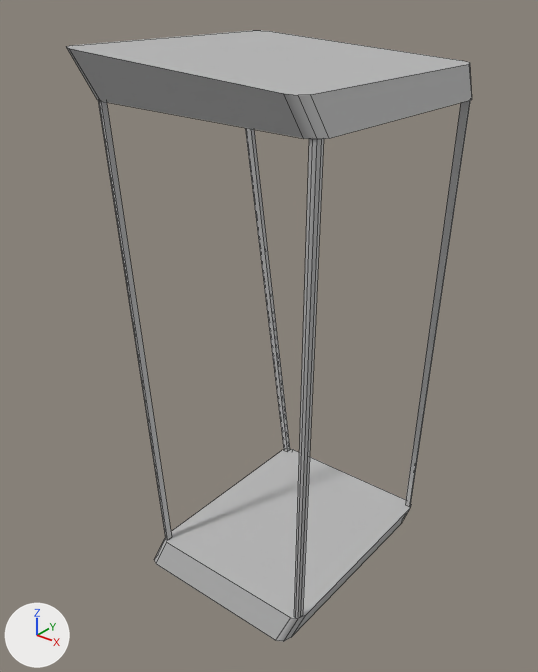
Two versions of the FBX model Assets/Models/03 Museum Models/General/SM_DisplayCube_01.fbx, one commit apart.
Both versions are drawn from a 50 mm camera at (2.81, -3.64, 4.09) aimed at (-0.05, -0.06, 1.87). Lighting does not change. The marker at lower left points along +X, +Y and +Z. Mesh edges are drawn as thin lines. Where no turn or scale is listed for an object, it has been applied to the vertices.

Script lines for the objects in view, before the commit:
```python
me_mesh = bpy.data.meshes.new('Mesh')
me_mesh.from_pydata(...)  # 104 vertices, 56 faces; spans x -0.9..0.88, y -0.93..0.88, z 0.0..3.73
me_mesh.materials.append(mat_lambert1)  # grey #bcbcbc
ob_display2_display2 = bpy.data.objects.new('Display2:Display2', me_mesh)
ob_display2_display2.location = (0.0, 0.0, 0.0)
```
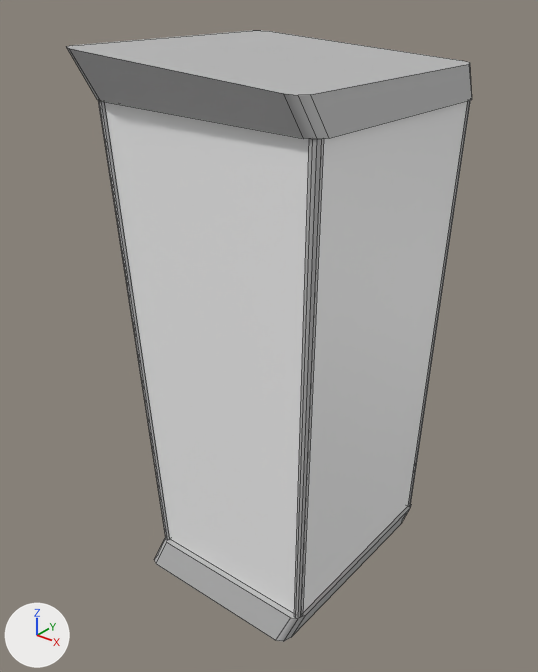
The newer file is also turned or shifted as a whole; pictures and numbers use the older file's frame.

Boxes [x1, y1, x2, y2] around the edits, measured in the pictures (538 x 672 px):
part 1 of me_mesh, added
    after: [104, 101, 467, 613]

Edits to the bpy script that builds the scene:
```text
Add mat_glassy:
    mat_glassy = principled_material('glassy')
    mat_glassy.base_color = (0.922, 0.922, 0.922)  # white #f6f6f6
Change me_mesh:
    where me_mesh.from_pydata(...)  # 104 vertices, 56 faces; spans x -0.9..0.88, y -0.93..0.88, z 0.0..3.73
    used by ob_display2_display2; location = (0.0, 0.0, 0.0)
    verts and faces of me_mesh; kept vertices keep their numbers, new ones are numbered from 104
    me_mesh part 1
    add verts[104] = (0.74, -0.7, 0.34)  # pixel (301, 614)
    add verts[105] = (0.85, -0.8, 3.42)
    add verts[106] = (0.85, 0.72, 3.42)
    add verts[107] = (0.74, 0.7, 0.34)  # pixel (407, 506)
    add verts[108] = (-0.48, 0.7, 0.34)
    add verts[109] = (-0.87, 0.64, 3.42)
    add verts[110] = (-0.87, -0.63, 3.42)
    add verts[111] = (-0.48, -0.7, 0.34)
    add verts[112] = (-0.46, -0.73, 0.34)  # pixel (169, 538)
    add verts[113] = (-0.83, -0.65, 3.42)
    add verts[114] = (0.81, -0.82, 3.42)
    add verts[115] = (0.71, -0.73, 0.34)
    add verts[116] = (0.71, 0.73, 0.34)
    add verts[117] = (0.81, 0.74, 3.42)
    add verts[118] = (-0.83, 0.66, 3.42)
    add verts[119] = (-0.46, 0.73, 0.34)
    add faces += [(104, 107, 106, 105), (108, 111, 110, 109), (112, 115, 114, 113), (116, 119, 118, 117)]  # mat_glassy (white #f6f6f6)
    add me_mesh.materials.append(mat_glassy)  # white #f6f6f6
```
